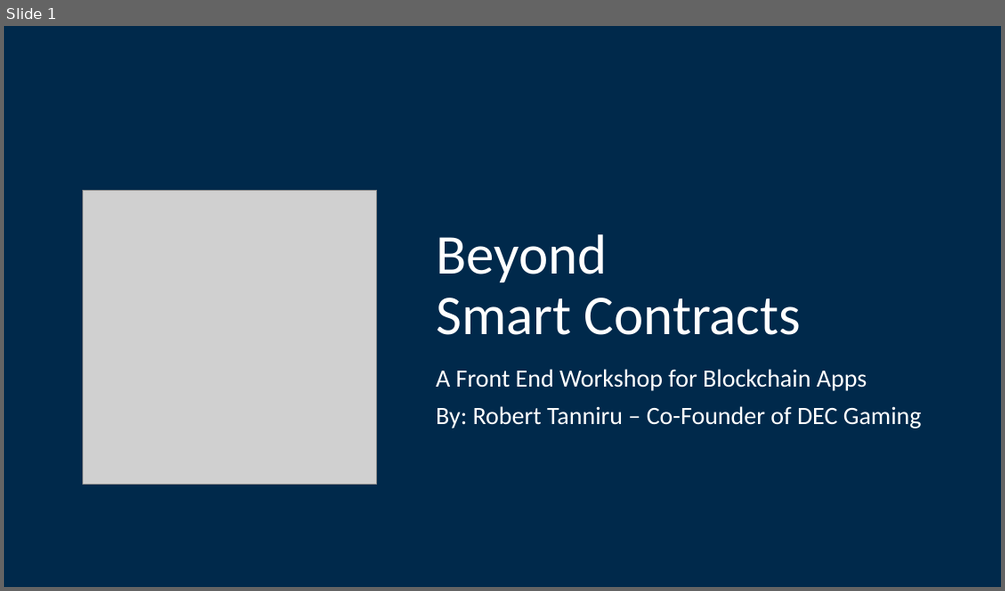
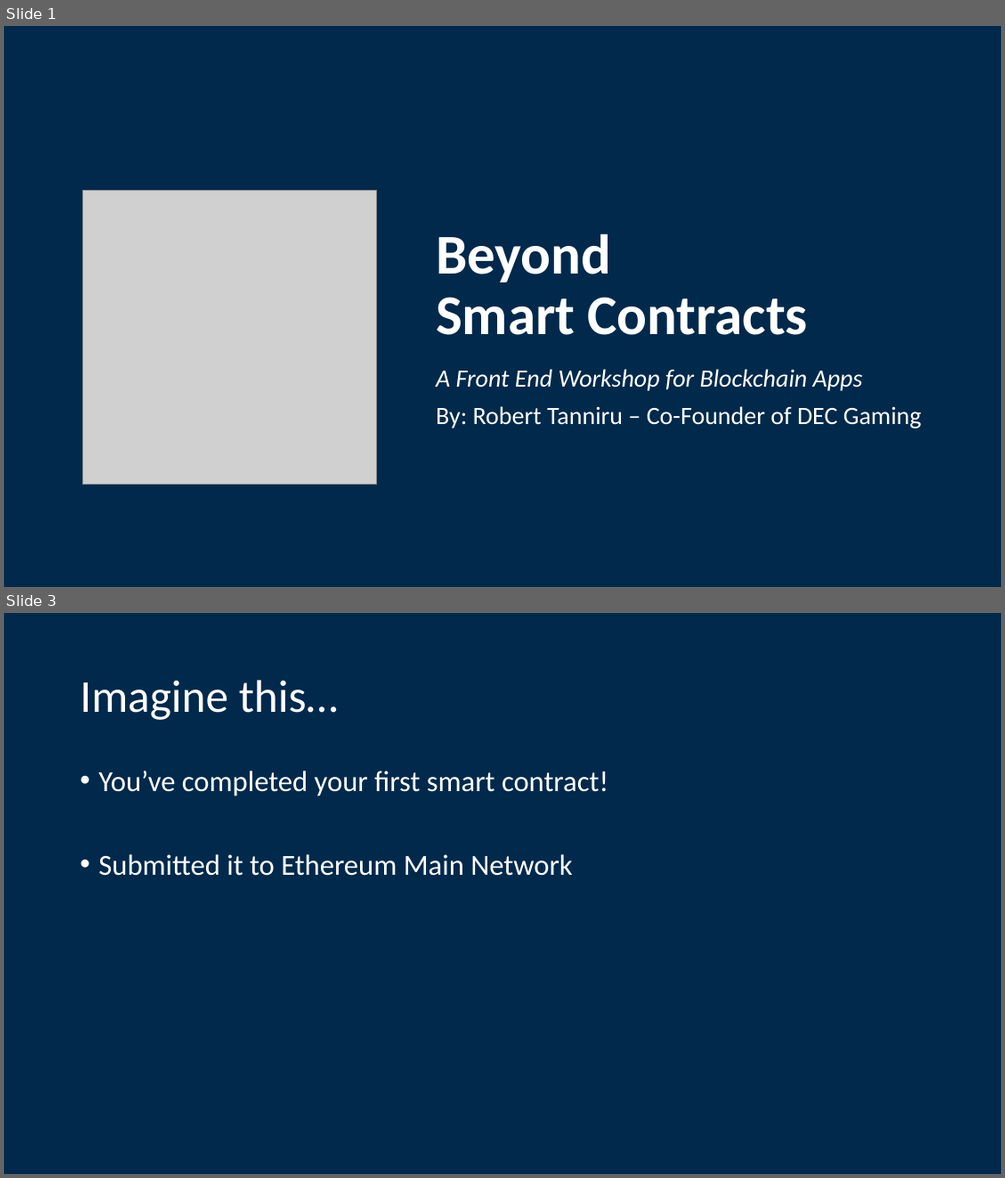
Before and after one commit to Blockchain-at-Michigan/Front-End-Workshop, a slide deck: presentation/Workshop_12_2_18.pptx. Shown one above the other, each under a label of ours: slide 1 before the commit, slides 1 and 3 after it; the slides between them are not shown. The pictures are 1005x591 and 1005x1178 pixels, drawn with LibreOffice and Linux fonts; fonts in the diff are those of the drawing; grey boxes stand for pictures. Boxes give left, top, right and bottom in pixels: in the first picture for what was removed or moved away, otherwise in the second. Text is boxed around its words. In the diff, an @@ line names an element or a change of style, - is before the commit and + after.

```diff
--- a/presentation/Workshop_12_2_18.pptx
+++ b/presentation/Workshop_12_2_18.pptx
@@ slide 3 added at bbox=[4, 613, 1001, 1174], background #01294C @@
@@ title added at bbox=[80, 680, 338, 720], 44 pt, text #FFFFFF @@
+Imagine this…
@@ text added at bbox=[98, 771, 608, 876], 28 pt, text #FFFFFF @@
+• You’ve completed your first smart contract!
+• Submitted it to Ethereum Main Network
@@ slide 1 changed as well @@
@@ title "Beyond Smart Contracts" at bbox=[436, 233, 808, 335]: bold on @@
@@ subtitle at bbox=[436, 369, 863, 391]: italic on in "A Front End Workshop for Blockchain Apps" @@
```
Also in this commit, not shown: 6 other slides changed, 4 other slides added, 2 slides removed, 2 other files.
